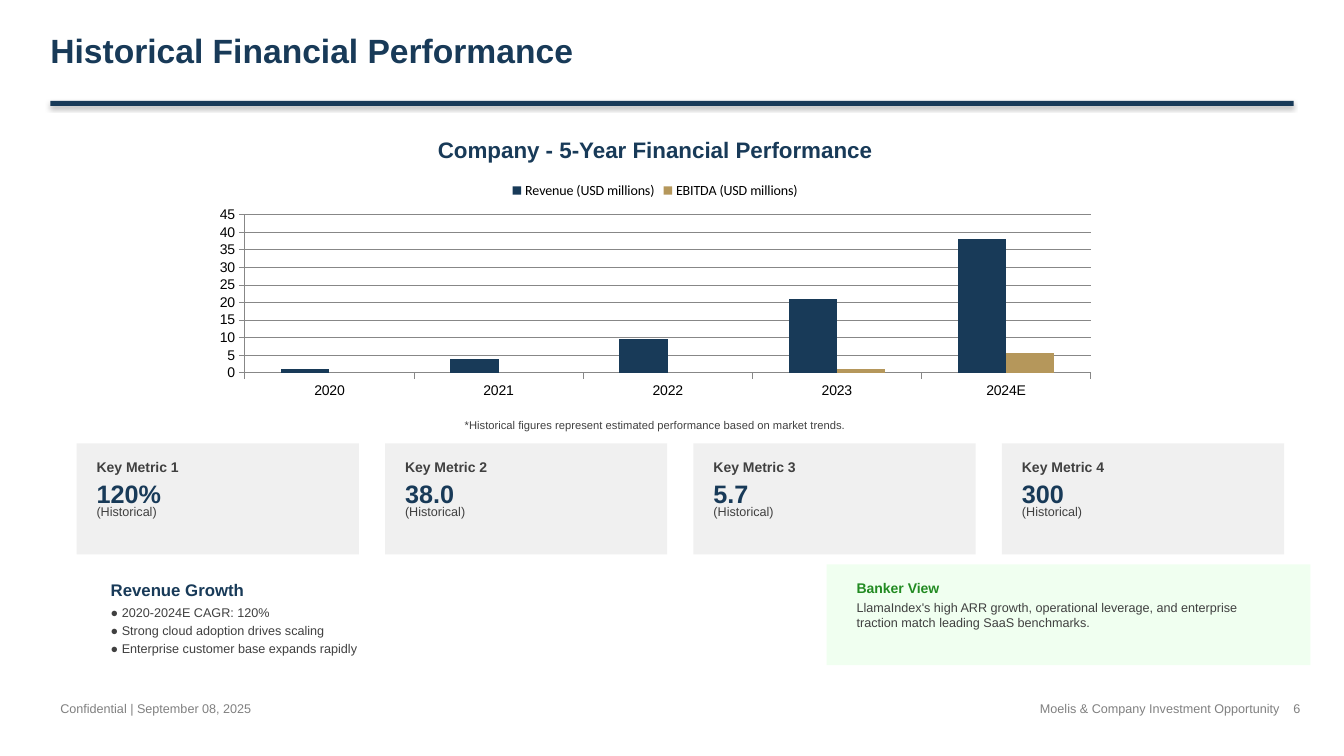
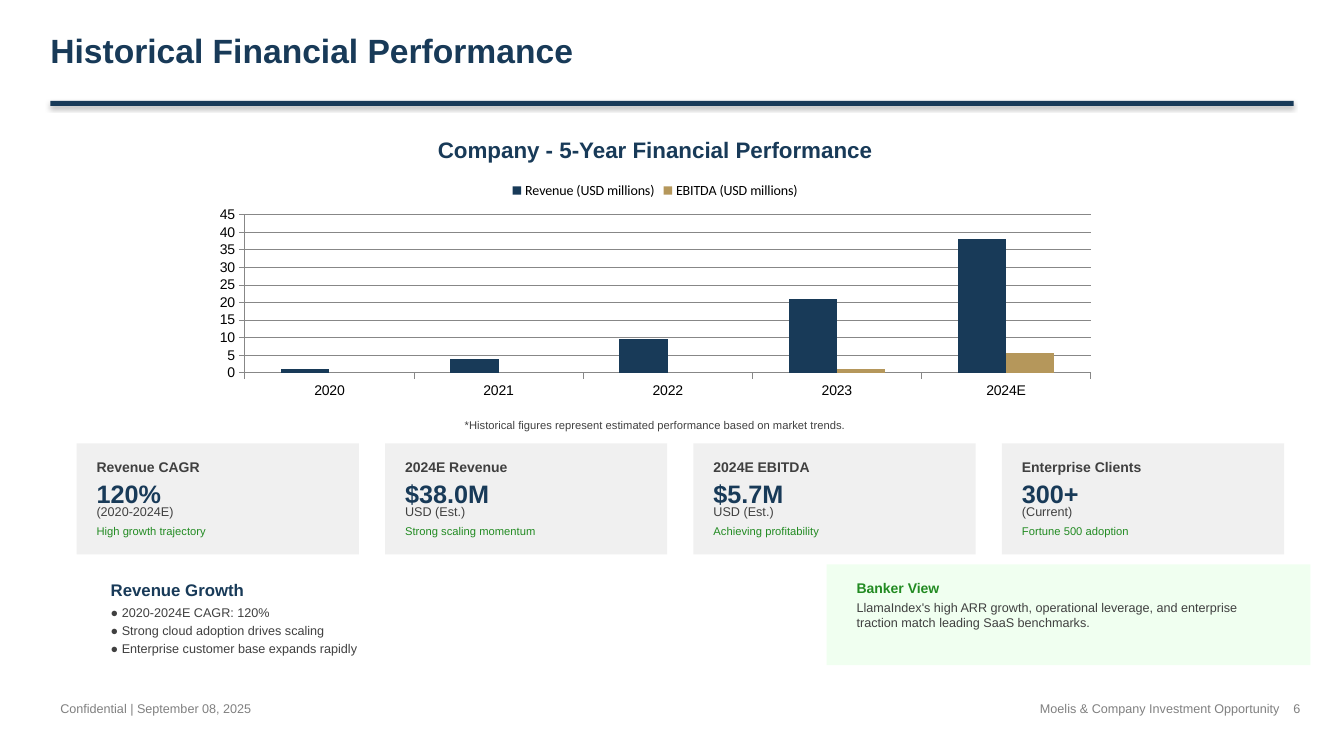
Before and after one commit to alinvb/slide_generator, a slide deck: slide 4 of ai_generated_deck.pptx. Drawn at 1344x756 pixels with LibreOffice and Linux fonts; fonts in the diff are those of the drawing. Boxes give left, top, right and bottom in pixels: in the first picture for what was removed or moved away, otherwise in the second. Text is boxed around its words. In the diff, an @@ line names an element or a change of style, - is before the commit and + after.

```diff
--- a/ai_generated_deck.pptx
+++ b/ai_generated_deck.pptx
@@ text at (97,462,200,472): text changed @@
-Key Metric 1
+Revenue CAGR
@@ text at (405,462,507,472): text changed @@
-Key Metric 2
+2024E Revenue
@@ text at (713,462,810,472): text changed @@
-Key Metric 3
+2024E EBITDA
@@ text at (1022,462,1142,475): text changed @@
-Key Metric 4
+Enterprise Clients
@@ text at (97,507,174,519): text changed @@
-(Historical)
+(2020-2024E)
@@ text at (405,484,489,509): text changed @@
-38.0
+$38.0M
@@ text at (405,507,465,519): text changed @@
-(Historical)
+USD (Est.)
@@ text at (713,484,783,509): text changed @@
-5.7
+$5.7M
@@ text at (713,507,774,519): text changed @@
-(Historical)
+USD (Est.)
@@ text at (1022,485,1079,509): text changed @@
-300
+300+
@@ text at (1022,507,1072,519): text changed @@
-(Historical)
+(Current)
@@ text added at (97,527,206,537), 8 pt, text #228B22 @@
+High growth trajectory
@@ text added at (405,527,535,537), 8 pt, text #228B22 @@
+Strong scaling momentum
@@ text added at (713,527,819,537), 8 pt, text #228B22 @@
+Achieving profitability
@@ text added at (1022,527,1129,537), 8 pt, text #228B22 @@
+Fortune 500 adoption
```
Also in this commit, not shown: 6 other slides changed, 3 other files.
